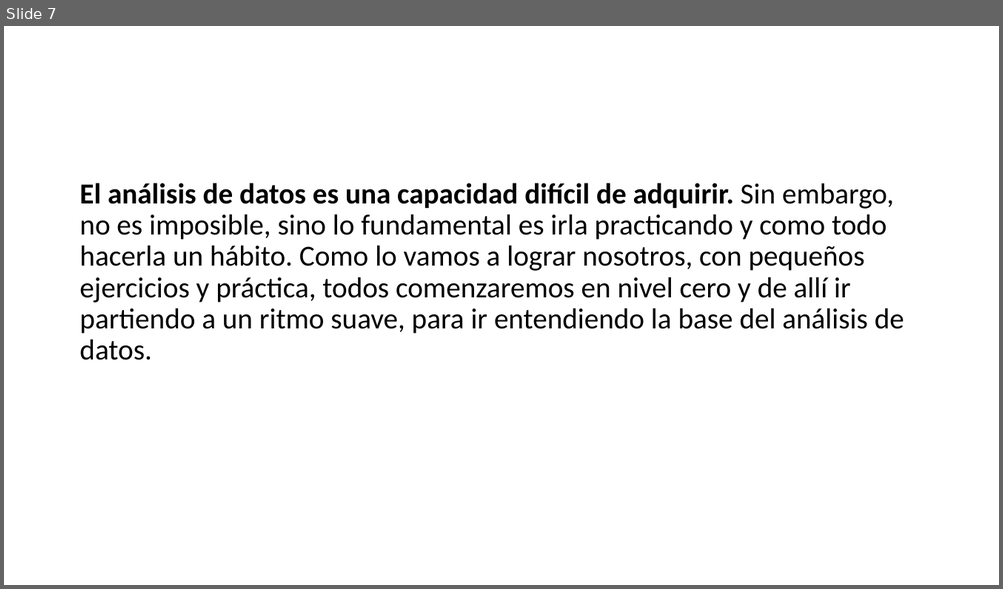
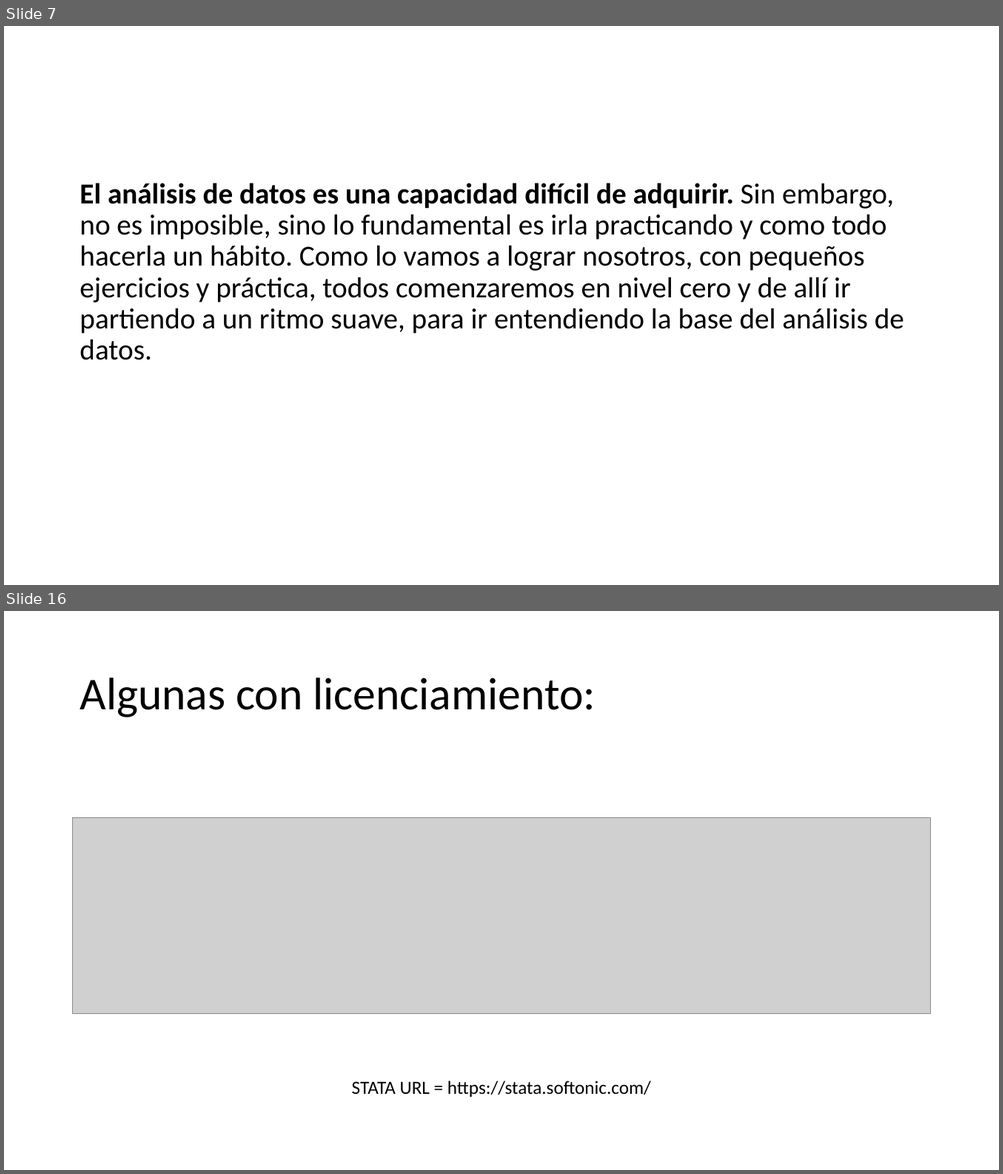
Before and after one commit to wparedesgt/RBasico, a slide deck: presentaciones/S01-New/00_Inicio.pptx. Shown one above the other, each under a label of ours: slide 7 before the commit, slides 7 and 16 after it; the slides between them are not shown. The pictures are 1003x589 and 1003x1174 pixels, drawn with LibreOffice and Linux fonts; fonts in the diff are those of the drawing; grey boxes stand for pictures; background and template pictures are left out. Boxes give left, top, right and bottom in pixels: in the first picture for what was removed or moved away, otherwise in the second. Text is boxed around its words. In the diff, an @@ line names an element or a change of style, - is before the commit and + after.

```diff
--- a/presentaciones/S01-New/00_Inicio.pptx
+++ b/presentaciones/S01-New/00_Inicio.pptx
@@ slide 16 added at [4,611,999,1170], background picture (left out) @@
@@ title added at [79,678,595,718], 44 pt, text #000000 @@
+Algunas con licenciamiento:
@@ picture added at [73,818,930,1014] @@
@@ text added at [352,1081,651,1097], 18 pt, text #000000 @@
+STATA URL = https://stata.softonic.com/
```
Also in this commit, not shown: 10 other slides added, 9 other files.
